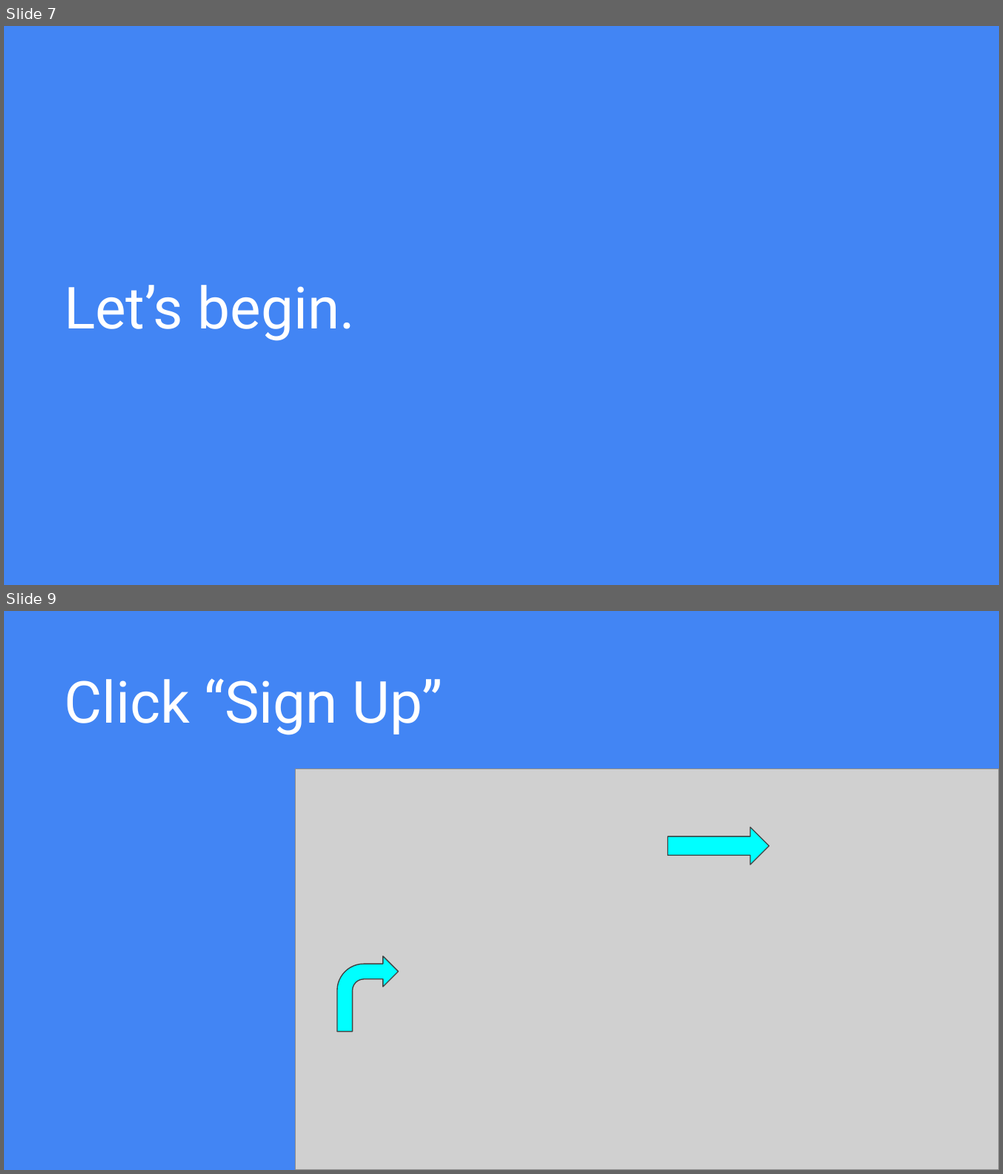
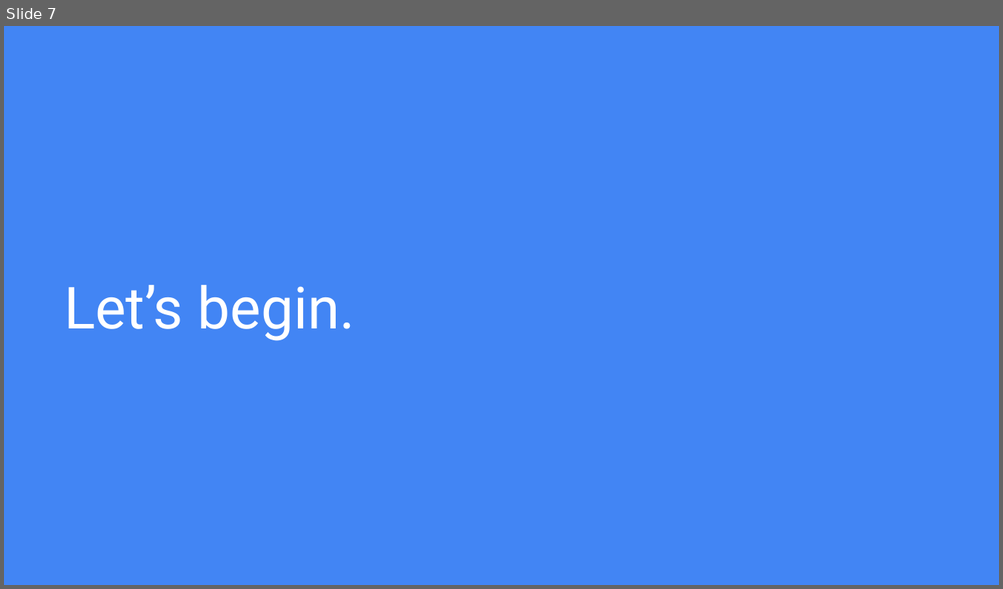
Before and after one commit to jojokarlin/Git_DRI_Jan_2017, a slide deck: GitHub.pptx. Shown one above the other, each under a label of ours: slides 7 and 9 before the commit, slide 7 after it; the slides between them are not shown. The pictures are 1003x1174 and 1003x589 pixels, drawn with LibreOffice and Linux fonts; fonts in the diff are those of the drawing; grey boxes stand for pictures. Boxes give left, top, right and bottom in pixels: in the first picture for what was removed or moved away, otherwise in the second. Text is boxed around its words. In the diff, an @@ line names an element or a change of style, - is before the commit and + after.

```diff
--- a/GitHub.pptx
+++ b/GitHub.pptx
@@ slide 9 removed at box(4, 611, 999, 1170), background #4285F4 @@
@@ title removed at box(64, 678, 442, 735) @@
-Click “Sign Up”
@@ picture removed at box(296, 769, 999, 1170) @@
@@ right arrow removed at box(667, 828, 769, 866) @@
@@ bent arrow removed at box(337, 956, 398, 1032) @@
```
Also in this commit, not shown: 8 slides changed, 2 other slides removed, 5 other files.
